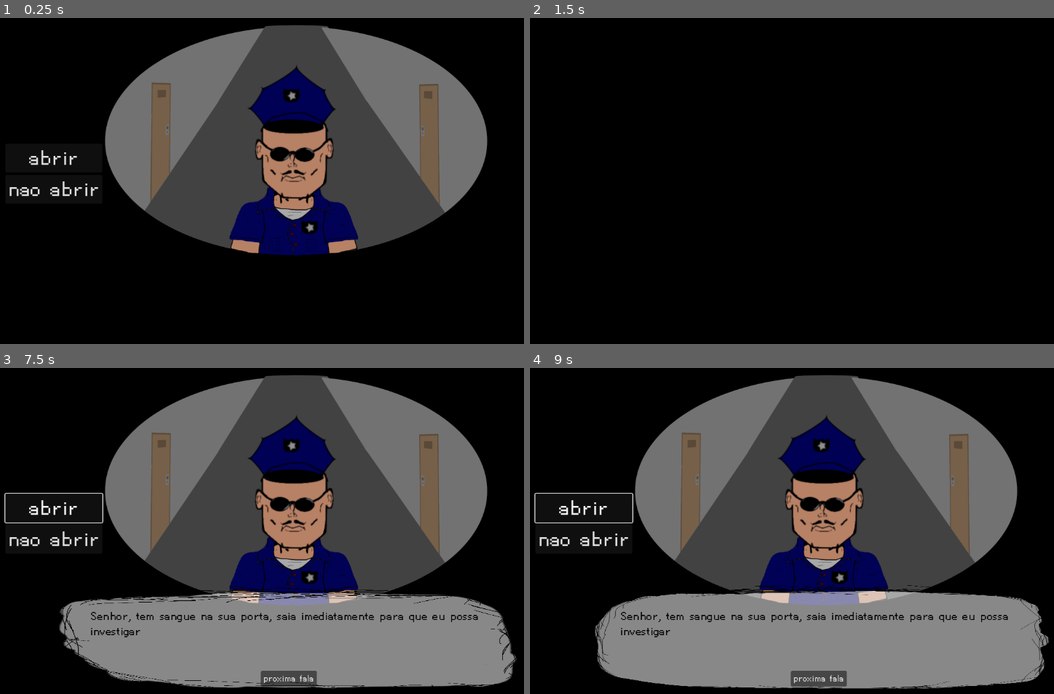
Above: before the commit, frames 1-4 (two rows, left to right).
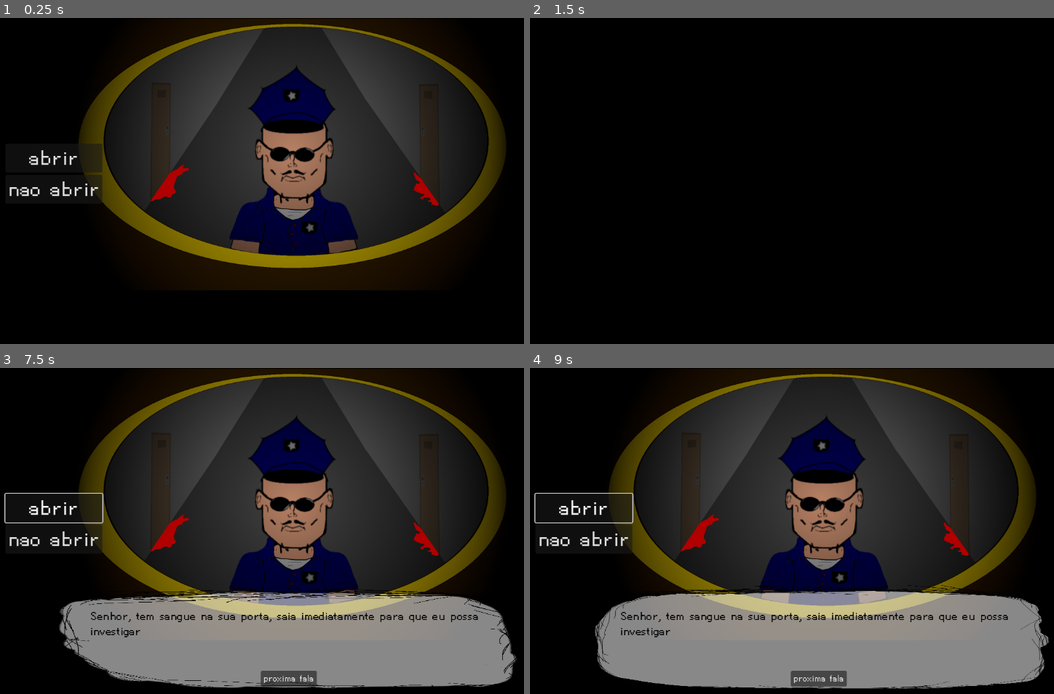
Above: after the commit, the same moments.

Repository: VeyJhow/DevJam-RolesReversed
Game: Godot game, scene res://policial.tscn
The game is run twice, just before and just after one commit, with the same random seed, the same clock (stepped at 60 frames per second) and the same inputs.
Inputs:
- Up to frame 1 (0.25 s): no input
- Up to frame 2 (1.5 s): click "abrir" at 0.5 s; click "proxima fala" at 1.25 s
- Up to frame 3 (7.5 s): click "nao abrir" at 2 s; click "proxima fala" at 2.75 s; click "abrir" at 3.5 s; click "nao abrir" at 4.25 s; click "proxima fala" at 5 s; click "abrir" at 5.75 s; click "nao abrir" at 6.5 s; tap Enter at 7.25 s
- Up to frame 4 (9 s): tap Space at 8.75 s

The runs differ from the first frame. In frame 1, 42% of the frame differs, in the area x 15-97%, y 0-84%; in frame 2, nothing differs; in frame 3, 38%; in frame 4, 38%.

Commit message:
dialogo da mae

Diff:
--- /dev/null
+++ b/mae.gd
@@ -0,0 +1,61 @@
+extends Node2D
+
+@onready var dialogue = $dialogue
+@onready var animplay = $AnimationPlayer
+@onready var colorrect = $ColorRect
+@onready var audioplay : Array = [$audio_good,$audio_bad]
+@onready var animated = $Sprite2D
+var scene_factor : Array = [1,2,3,4]
+var button1_scene
+var button2_scene
+var audio_index : int
+
+func _ready():
+	var random_number = scene_factor.pick_random()
+	if random_number == 1:
+		good_path()
+	else:
+		bad_path()
+	dialogue.initial_text = "Meu amor, por favor, nao me deixe aqui fora, estou com medo"
+
+func good_path():
+	audio_index = 0
+	button1_scene = "good"
+	button2_scene = "bad"
+	dialogue.ntext1 = "Filhinho, sei que voce não gosta de ser incomodado, mas preciso falar com voce"
+	dialogue.ntext2 = "Estou preocupada com voce. Por favor, me deixe entrar para ter certeza de que esta tudo bem"
+	dialogue.ntext3 = "Amor, sou sua mae. Me deixe entrar, tenho uma surpresa para voce"
+	dialogue.ntext4 = "Sei que voce esta ai, preciso te falar de algo importante"
+	dialogue.ntext5 = null
+
+func bad_path():
+	audio_index = 1
+	button1_scene = "bad"
+	button2_scene = "good"
+	var frame = ["frame1","frame2"]
+	animated.play(frame.pick_random())
+	dialogue.ntext1 = "Oi filho, vim te visitar, trouxe um pouco de comida"
+	dialogue.ntext2 = "Filho me deixe entrar, eles estao vindo, um deles ate me machucou"
+	dialogue.ntext3 = "Amor, sou sua mae. Me deixe entrar, tenho uma surpresa para voce"
+	dialogue.ntext4 = "Trouxe um presente pra voce, voce vai amar a cabeca de seu cachorro, digo, seu cachorro novo"
+	dialogue.ntext5 = null
+
+func _on_button_pressed():
+	audioplay[audio_index].stop()
+	colorrect.position.y = 0
+	animplay.play("button1_pressed")
+
+func _on_button_2_pressed():
+	audioplay[audio_index].stop()
+	colorrect.position.y = 0
+	animplay.play("button2_pressed")
+
+func _on_animation_player_animation_finished(anim_name):
+	match anim_name:
+		"button1_pressed":
+			print(button1_scene)
+		"button2_pressed":
+			print(button2_scene)
+
+func _on_dialogue_play_audio():
+	audioplay[audio_index].play()
--- /dev/null
+++ b/mae.tscn
@@ -0,0 +1,165 @@
+[gd_scene load_steps=21 format=3 uid="uid://bttrqr4bsxp5e"]
+
+[ext_resource type="Script" path="res://mae.gd" id="1_3pc2e"]
+[ext_resource type="Texture2D" uid="uid://c51xol103mgb" path="res://sprites/MUIEenportada.png" id="1_uxdlr"]
+[ext_resource type="PackedScene" uid="uid://xr7p2usq6ri4" path="res://dialogue.tscn" id="2_1dqhh"]
+[ext_resource type="FontFile" uid="uid://b36kko3m2skoy" path="res://sprites/Pixellettersfull-BnJ5.ttf" id="3_tgaaa"]
+[ext_resource type="Texture2D" uid="uid://ud811asrv604" path="res://sprites/ModeloPortaOlhoMagico.png" id="4_pffnq"]
+[ext_resource type="AudioStream" uid="uid://dw6u0ypyl7evt" path="res://audio/mae fala 1.wav" id="5_owl2n"]
+[ext_resource type="AudioStream" uid="uid://b7soa8ygoi507" path="res://audio/mae fala 2.wav" id="6_oodlb"]
+[ext_resource type="AudioStream" uid="uid://bqs8frem8bcmw" path="res://audio/mae fala 3.wav" id="7_g1xsr"]
+[ext_resource type="AudioStream" uid="uid://jy71frfxirf8" path="res://audio/mae fala 4.wav" id="8_ttlau"]
+[ext_resource type="AudioStream" uid="uid://b05s2q44647ni" path="res://audio/mae fala 5.wav" id="9_vi1rk"]
+[ext_resource type="AudioStream" uid="uid://dmloh830bfrpf" path="res://audio/mae fala ruim 1.wav" id="10_3buom"]
+[ext_resource type="AudioStream" uid="uid://3qqc62dlp32b" path="res://audio/mae fala ruim 2.wav" id="11_s5sdi"]
+[ext_resource type="AudioStream" uid="uid://bslqbc4xxucwc" path="res://audio/mae fala ruim 3.wav" id="12_fro4o"]
+[ext_resource type="Texture2D" uid="uid://ub2e28548fp" path="res://sprites/SanguePortal.png" id="14_ko2dk"]
+
+[sub_resource type="SpriteFrames" id="SpriteFrames_i0a70"]
+animations = [{
+"frames": [{
+"duration": 1.0,
+"texture": ExtResource("1_uxdlr")
+}],
+"loop": true,
+"name": &"frame1",
+"speed": 5.0
+}, {
+"frames": [{
+"duration": 1.0,
+"texture": ExtResource("1_uxdlr")
+}],
+"loop": true,
+"name": &"frame2",
+"speed": 5.0
+}]
+
+[sub_resource type="Animation" id="Animation_x0ig2"]
+resource_name = "button1_pressed"
+tracks/0/type = "value"
+tracks/0/imported = false
+tracks/0/enabled = true
+tracks/0/path = NodePath("ColorRect:self_modulate")
+tracks/0/interp = 1
+tracks/0/loop_wrap = true
+tracks/0/keys = {
+"times": PackedFloat32Array(0.5, 1),
+"transitions": PackedFloat32Array(1, 1),
+"update": 0,
+"values": [Color(1, 1, 1, 0), Color(1, 1, 1, 1)]
+}
+
+[sub_resource type="Animation" id="Animation_s75s0"]
+resource_name = "button2_pressed"
+tracks/0/type = "value"
+tracks/0/imported = false
+tracks/0/enabled = true
+tracks/0/path = NodePath("ColorRect:self_modulate")
+tracks/0/interp = 1
+tracks/0/loop_wrap = true
+tracks/0/keys = {
+"times": PackedFloat32Array(0.5, 1),
+"transitions": PackedFloat32Array(1, 1),
+"update": 0,
+"values": [Color(1, 1, 1, 0), Color(1, 1, 1, 1)]
+}
+
+[sub_resource type="AnimationLibrary" id="AnimationLibrary_mqknd"]
+_data = {
+"button1_pressed": SubResource("Animation_x0ig2"),
+"button2_pressed": SubResource("Animation_s75s0")
+}
+
+[sub_resource type="AudioStreamRandomizer" id="AudioStreamRandomizer_gqvms"]
+playback_mode = 2
+streams_count = 5
+stream_0/stream = ExtResource("5_owl2n")
+stream_0/weight = 1.0
+stream_1/stream = ExtResource("6_oodlb")
+stream_1/weight = 1.0
+stream_2/stream = ExtResource("7_g1xsr")
+stream_2/weight = 1.0
+stream_3/stream = ExtResource("8_ttlau")
+stream_3/weight = 1.0
+stream_4/stream = ExtResource("9_vi1rk")
+stream_4/weight = 1.0
+
+[sub_resource type="AudioStreamRandomizer" id="AudioStreamRandomizer_rraa7"]
+playback_mode = 2
+streams_count = 5
+stream_0/stream = ExtResource("5_owl2n")
+stream_0/weight = 1.0
+stream_1/stream = ExtResource("10_3buom")
+stream_1/weight = 1.0
+stream_2/stream = ExtResource("11_s5sdi")
+stream_2/weight = 1.0
+stream_3/stream = ExtResource("8_ttlau")
+stream_3/weight = 1.0
+stream_4/stream = ExtResource("12_fro4o")
+stream_4/weight = 1.0
+
+[node name="mae" type="Node2D"]
+script = ExtResource("1_3pc2e")
+
+[node name="Sprite2D" type="AnimatedSprite2D" parent="."]
+position = Vector2(576, 271)
+scale = Vector2(0.5, 0.5)
+sprite_frames = SubResource("SpriteFrames_i0a70")
+animation = &"frame2"
+
+[node name="dialogue" parent="." instance=ExtResource("2_1dqhh")]
+z_index = 1
+offset_bottom = 0.0
+
+[node name="Button" type="Button" parent="."]
+z_index = 1
+offset_left = 15.0
+offset_top = 250.0
+offset_right = 207.0
+offset_bottom = 307.0
+theme_override_fonts/font = ExtResource("3_tgaaa")
+theme_override_font_sizes/font_size = 56
+text = "abrir"
+
+[node name="Button2" type="Button" parent="."]
+z_index = 1
+offset_left = 15.0
+offset_top = 312.0
+offset_right = 207.0
+offset_bottom = 369.0
+theme_override_fonts/font = ExtResource("3_tgaaa")
+theme_override_font_sizes/font_size = 56
+text = "nao abrir"
+
+[node name="ColorRect" type="ColorRect" parent="."]
+self_modulate = Color(1, 1, 1, 0)
+z_index = 1
+offset_top = -648.0
+offset_right = 1152.0
+color = Color(0, 0, 0, 1)
+
+[node name="AnimationPlayer" type="AnimationPlayer" parent="."]
+libraries = {
+"": SubResource("AnimationLibrary_mqknd")
+}
+
+[node name="audio_good" type="AudioStreamPlayer" parent="."]
+stream = SubResource("AudioStreamRandomizer_gqvms")
+
+[node name="audio_bad" type="AudioStreamPlayer" parent="."]
+stream = SubResource("AudioStreamRandomizer_rraa7")
+
+[node name="background" type="Sprite2D" parent="."]
+position = Vector2(576, 271)
+scale = Vector2(0.5, 0.5)
+texture = ExtResource("4_pffnq")
+
+[node name="sangue portal" type="Sprite2D" parent="."]
+position = Vector2(576, 271)
+scale = Vector2(0.5, 0.5)
+texture = ExtResource("14_ko2dk")
+
+[connection signal="play_audio" from="dialogue" to="." method="_on_dialogue_play_audio"]
+[connection signal="pressed" from="Button" to="." method="_on_button_pressed"]
+[connection signal="pressed" from="Button2" to="." method="_on_button_2_pressed"]
+[connection signal="animation_finished" from="AnimationPlayer" to="." method="_on_animation_player_animation_finished"]
--- a/policial.tscn
+++ b/policial.tscn
@@ -14,6 +14,8 @@
 [ext_resource type="AudioStream" uid="uid://dw3bjhqcrxu7d" path="res://audio/policial fala ruim 1.wav" id="12_u6qlx"]
 [ext_resource type="AudioStream" uid="uid://dh8nbprb6qety" path="res://audio/policial fala ruim 2.wav" id="13_1omrj"]
 [ext_resource type="AudioStream" uid="uid://cgoqp3qwjosr1" path="res://audio/policial fala ruim 3.wav" id="14_lavp6"]
+[ext_resource type="Texture2D" uid="uid://ud811asrv604" path="res://sprites/ModeloPortaOlhoMagico.png" id="15_pftpv"]
+[ext_resource type="Texture2D" uid="uid://ub2e28548fp" path="res://sprites/SanguePortal.png" id="16_778bt"]
 
 [sub_resource type="SpriteFrames" id="SpriteFrames_turwr"]
 animations = [{
@@ -117,9 +119,11 @@
 animation = &"frame2"
 
 [node name="dialogue" parent="." instance=ExtResource("2_8aigs")]
+z_index = 1
 offset_bottom = 0.0
 
 [node name="Button" type="Button" parent="."]
+z_index = 1
 offset_left = 15.0
 offset_top = 250.0
 offset_right = 207.0
@@ -129,6 +133,7 @@
 text = "abrir"
 
 [node name="Button2" type="Button" parent="."]
+z_index = 1
 offset_left = 15.0
 offset_top = 312.0
 offset_right = 207.0
@@ -139,6 +144,7 @@
 
 [node name="ColorRect" type="ColorRect" parent="."]
 self_modulate = Color(1, 1, 1, 0)
+z_index = 1
 offset_top = -648.0
 offset_right = 1152.0
 color = Color(0, 0, 0, 1)
@@ -154,6 +160,16 @@
 [node name="audio_bad" type="AudioStreamPlayer" parent="."]
 stream = SubResource("AudioStreamRandomizer_k5up0")
 
+[node name="background" type="Sprite2D" parent="."]
+position = Vector2(576, 271)
+scale = Vector2(0.5, 0.5)
+texture = ExtResource("15_pftpv")
+
+[node name="sangue portal" type="Sprite2D" parent="."]
+position = Vector2(576, 271)
+scale = Vector2(0.5, 0.5)
+texture = ExtResource("16_778bt")
+
 [connection signal="play_audio" from="dialogue" to="." method="_on_dialogue_play_audio"]
 [connection signal="pressed" from="Button" to="." method="_on_button_pressed"]
 [connection signal="pressed" from="Button2" to="." method="_on_button_2_pressed"]
Not shown, added: audio/mae fala 1.wav.import
Not shown, added: audio/mae fala 2.wav.import
Not shown, added: audio/mae fala 3.wav.import
Not shown, added: audio/mae fala 4.wav.import
Not shown, added: audio/mae fala 5.wav.import
Not shown, added: audio/mae fala ruim 1.wav.import
Not shown, added: audio/mae fala ruim 2.wav.import
Not shown, added: audio/mae fala ruim 3.wav.import
Not shown: 1 places in policial.tscn that only renumber resources
Binary file added: sprites/MUIEenportada.png
Not shown, added: sprites/MUIEenportada.png.import
Binary file added: sprites/ModeloPortaOlhoMagico.png
(and 13 more such lines)
